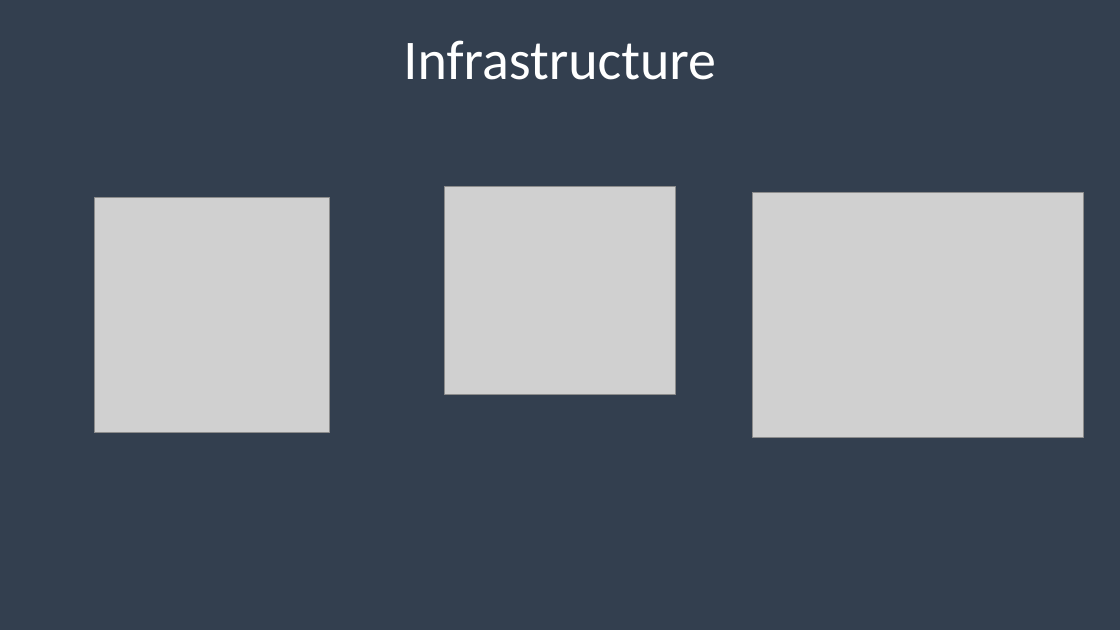
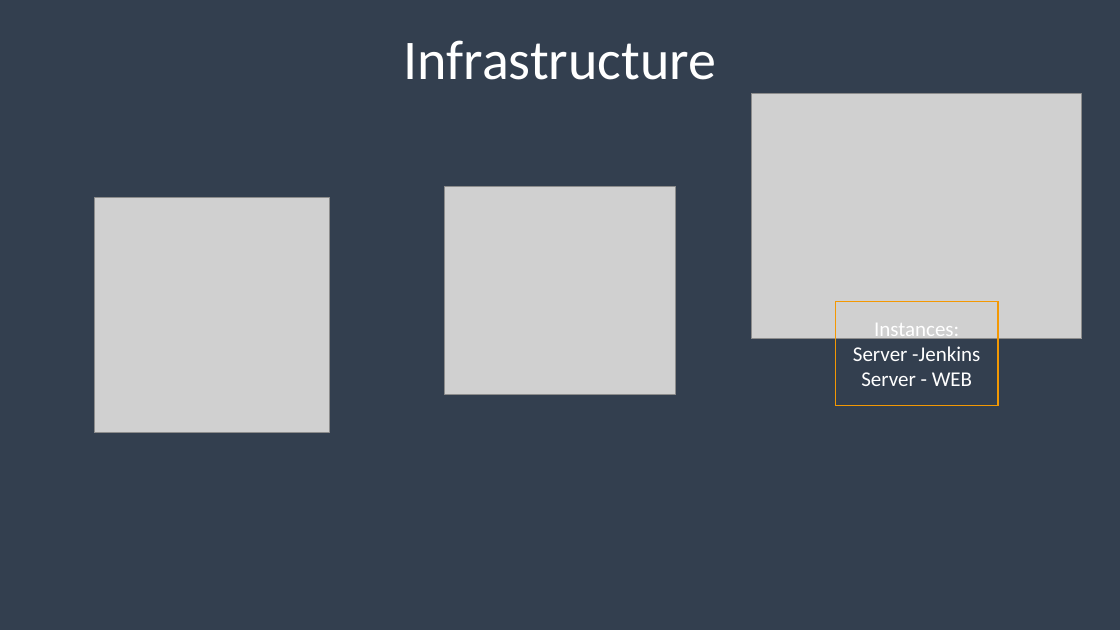
Before and after one commit to Gnoblinys/DevOps_online_Kyiv_2021Q4, a slide deck: slide 4 of m1/FinalProject.pptx. Drawn at 1120x630 pixels with LibreOffice and Linux fonts; fonts in the diff are those of the drawing; grey boxes stand for pictures. Boxes give left, top, right and bottom in pixels: in the first picture for what was removed or moved away, otherwise in the second. Text is boxed around its words. In the diff, an @@ line names an element or a change of style, - is before the commit and + after.

```diff
--- a/m1/FinalProject.pptx
+++ b/m1/FinalProject.pptx
@@ picture: place and size @@
-picture at [753, 192, 1083, 438]
+picture at [752, 94, 1082, 339]
@@ rectangle added at [836, 302, 999, 406], outline #F39803 1 pt, 18 pt, text #FFFFFF @@
+Instances:
+Server -Jenkins
+Server - WEB
```
Also in this commit, not shown: 2 slides added, 2 slides removed, 3 other files.
